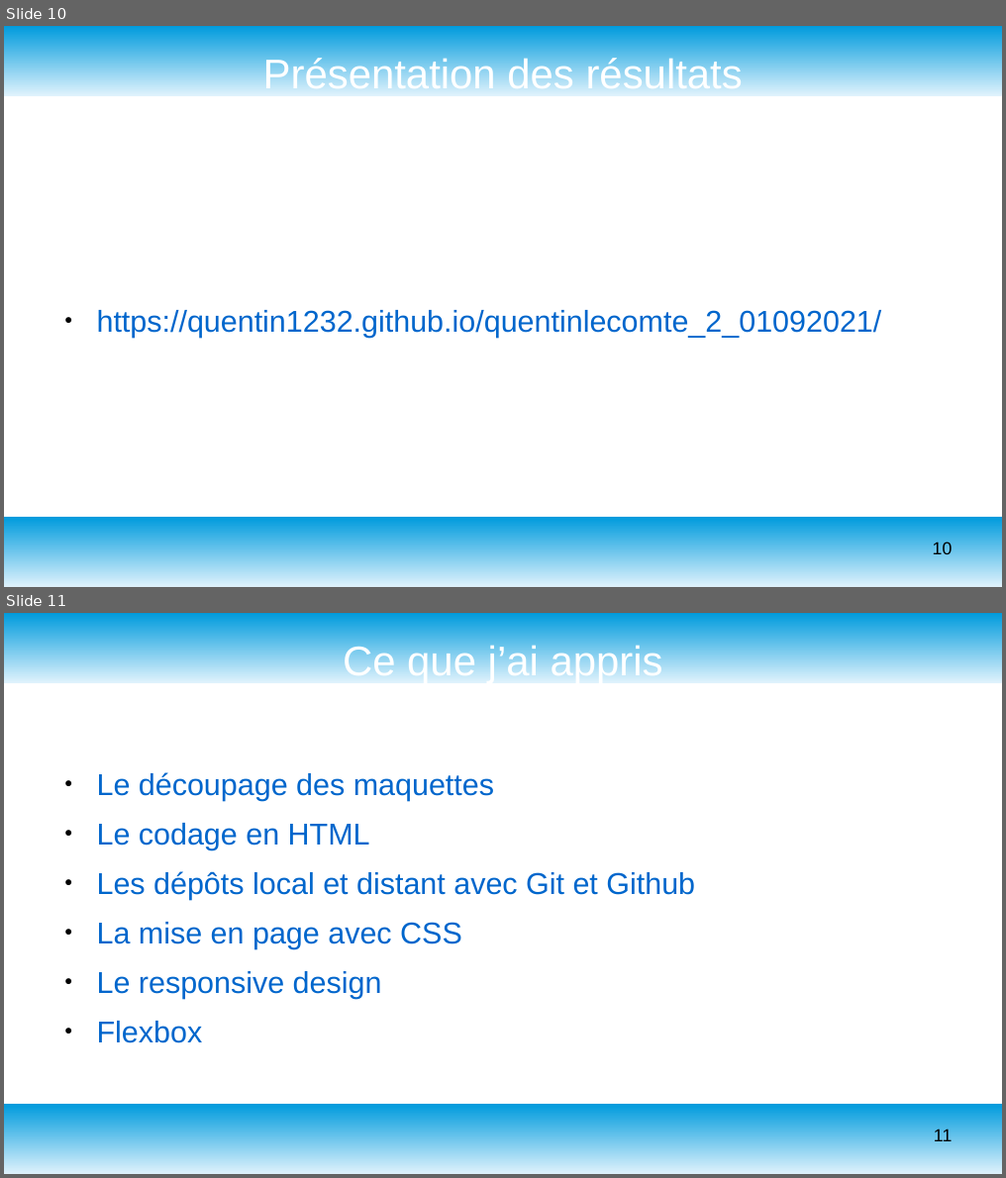
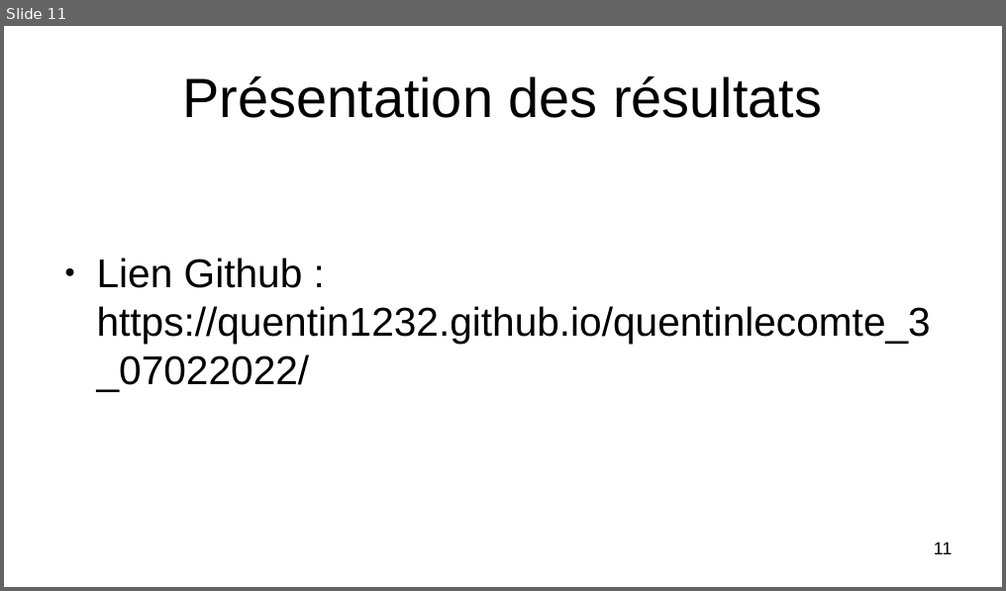
Before and after one commit to Quentin1232/quentinlecomte_3_07022022, a slide deck: Soutenance projet 3.odp. Shown one above the other, each under a label of ours: slides 10 and 11 before the commit, slide 11 after it. The pictures are 1006x1178 and 1006x591 pixels, drawn with LibreOffice and Linux fonts; fonts in the diff are those of the drawing. Boxes give left, top, right and bottom in pixels: in the first picture for what was removed or moved away, otherwise in the second. Text is boxed around its words. In the diff, an @@ line names an element or a change of style, - is before the commit and + after.

```diff
--- a/Soutenance projet 3.odp
+++ b/Soutenance projet 3.odp
@@ slide 11 removed at bbox=[4, 613, 1002, 1174], background #FFFFFF; not listed: 2 template elements that a slide beside it also shows @@
@@ title removed at bbox=[343, 642, 663, 683] @@
-Ce que j’ai appris
@@ text removed at bbox=[97, 772, 695, 1044] @@
-● Le découpage des maquettes
-● Le codage en HTML
-● Les dépôts local et distant avec Git et Github
-● La mise en page avec CSS
-● Le responsive design
-● Flexbox
@@ page number removed at bbox=[934, 1129, 951, 1142] @@
-11
@@ what was slide 10 is now slide 11 @@
@@ slide 11 changed as well @@
@@ rectangle removed at bbox=[4, 26, 1002, 95] @@
@@ title "Présentation des résultats" at bbox=[183, 76, 822, 118]: size 33 to 44 pt, text colour #FFFFFF to #000000 @@
@@ text at bbox=[97, 258, 931, 391]: text changed; size 24 to 32 pt; text colour #0066CC to #000000 @@
-● https://quentin1232.github.io/quentinlecomte_2_01092021/
+● Lien Github : https://quentin1232.github.io/quentinlecomte_3_07022022/
@@ rectangle removed at bbox=[4, 518, 1002, 587] @@
@@ page number at bbox=[934, 542, 951, 555]: text changed @@
-10
+11
```
Also in this commit, not shown: 4 other slides changed, 7 slides added, 5 other slides removed, 22 other files.
